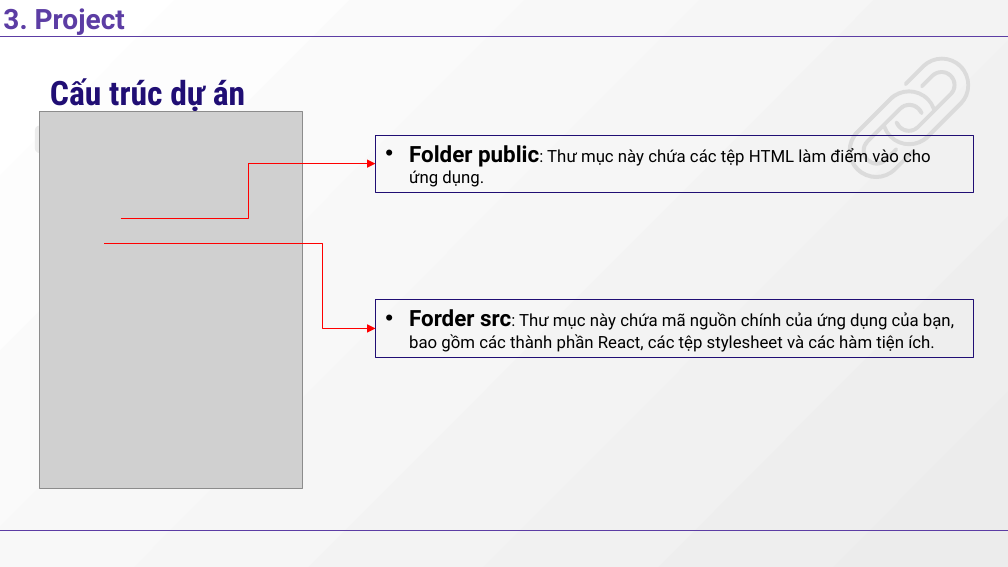
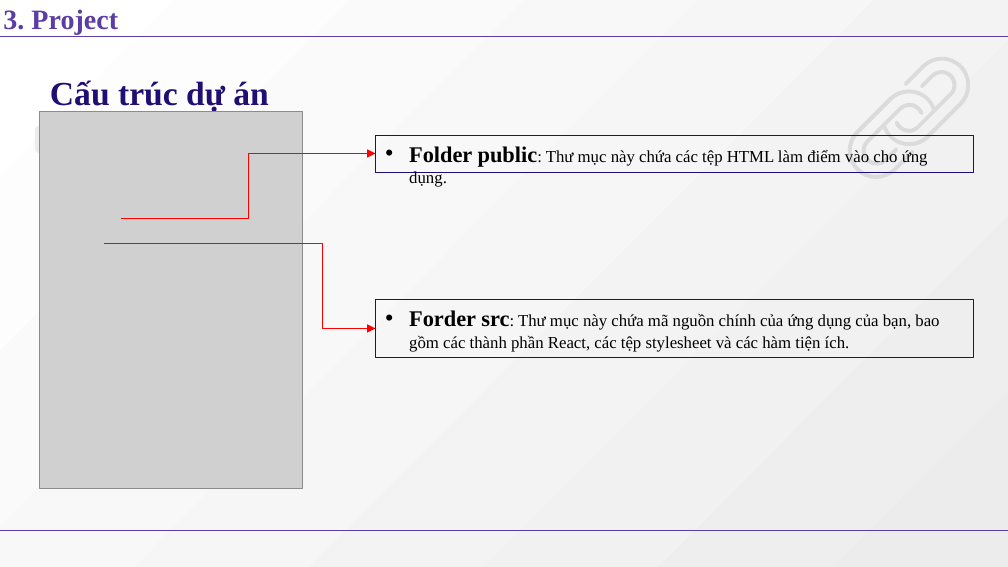
Before and after one commit to MinhMinhVP/tiktok-ui, a slide deck: slide 8 of Document/Small Business Web Site Project Proposal by Slidesgo .pptx. Drawn at 1008x567 pixels with LibreOffice and Linux fonts; fonts in the diff are those of the drawing; grey boxes stand for pictures. Boxes give left, top, right and bottom in pixels: in the first picture for what was removed or moved away, otherwise in the second. Text is boxed around its words. In the diff, an @@ line names an element or a change of style, - is before the commit and + after.

```diff
--- a/Document/Small Business Web Site Project Proposal by Slidesgo .pptx
+++ b/Document/Small Business Web Site Project Proposal by Slidesgo .pptx
@@ title "Cấu trúc dự án" at [50, 80, 268, 111]: font Roboto Condensed to Times New Roman @@
@@ font Roboto to Times New Roman in 3 elements at [3, 9, 118, 34], [375, 299, 973, 357], [375, 135, 973, 172] @@
@@ rectangle "Folder public: Thư mục này ...": place and size @@
-rectangle "Folder public: Thư mục này ..." at [375, 135, 973, 193]
+rectangle "Folder public: Thư mục này ..." at [375, 135, 973, 172]
@@ elbow arrow moved from (121, 219) - (375, 163) to (121, 219) - (375, 153) @@
```
Also in this commit, not shown: 13 other slides changed.
